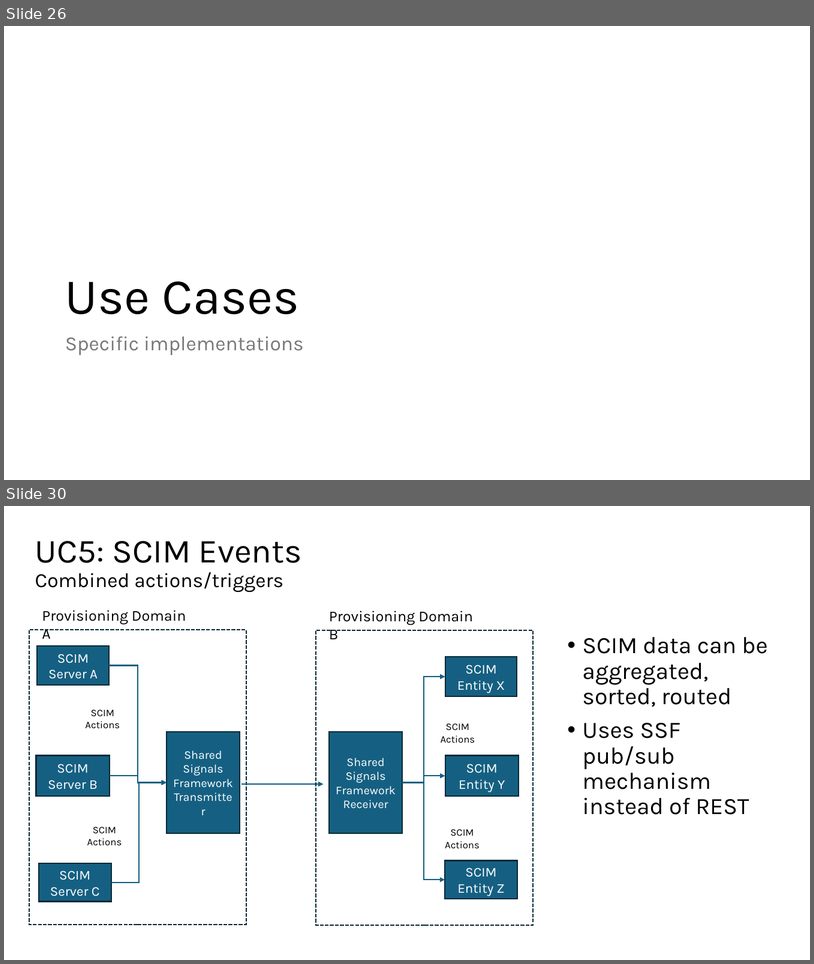
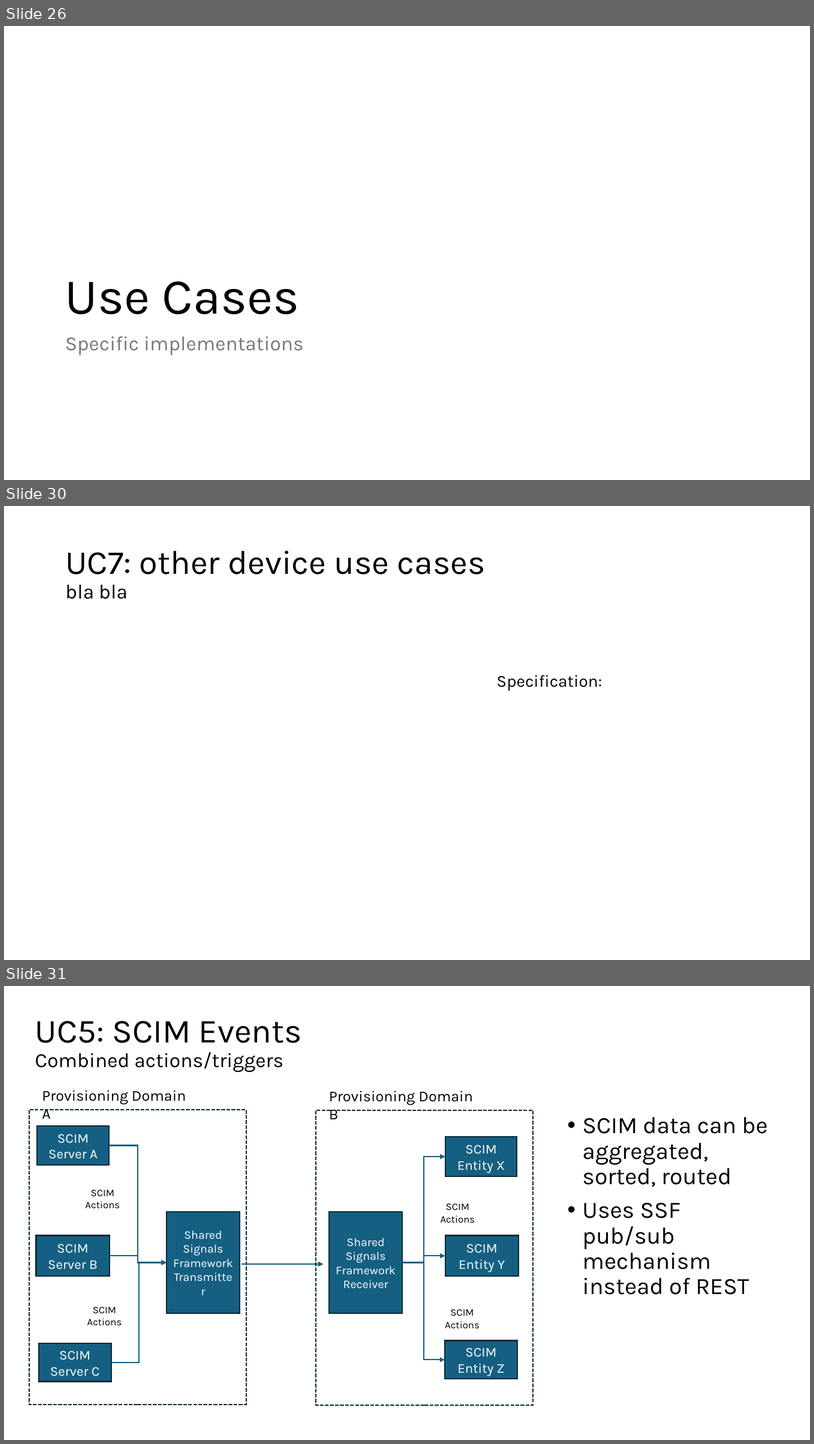
Before and after one commit to pamelatech/scim-use-case-revamp, a slide deck: Use Cases 16 Apr 2024.pptx. Shown one above the other, each under a label of ours: slides 26 and 30 before the commit, slides 26, 30 and 31 after it; the slides between them are not shown. The pictures are 814x964 and 814x1444 pixels, drawn with LibreOffice and Linux fonts; fonts in the diff are those of the drawing. Boxes give left, top, right and bottom in pixels: in the first picture for what was removed or moved away, otherwise in the second. Text is boxed around its words. In the diff, an @@ line names an element or a change of style, - is before the commit and + after.

Commit message:
updates from Devices

```diff
--- a/Use Cases 16 Apr 2024.pptx
+++ b/Use Cases 16 Apr 2024.pptx
@@ slide 30 added at box(4, 506, 810, 960), background #FFFFFF @@
@@ title added at box(65, 550, 486, 599), 40 pt, text #000000 @@
+UC7: other device use cases
+bla bla
@@ text added at box(497, 675, 602, 691), 20 pt, text #000000 @@
+Specification:
@@ what was slide 30 is now slide 31 @@
```
Also in this commit, not shown: 3 slides changed.
